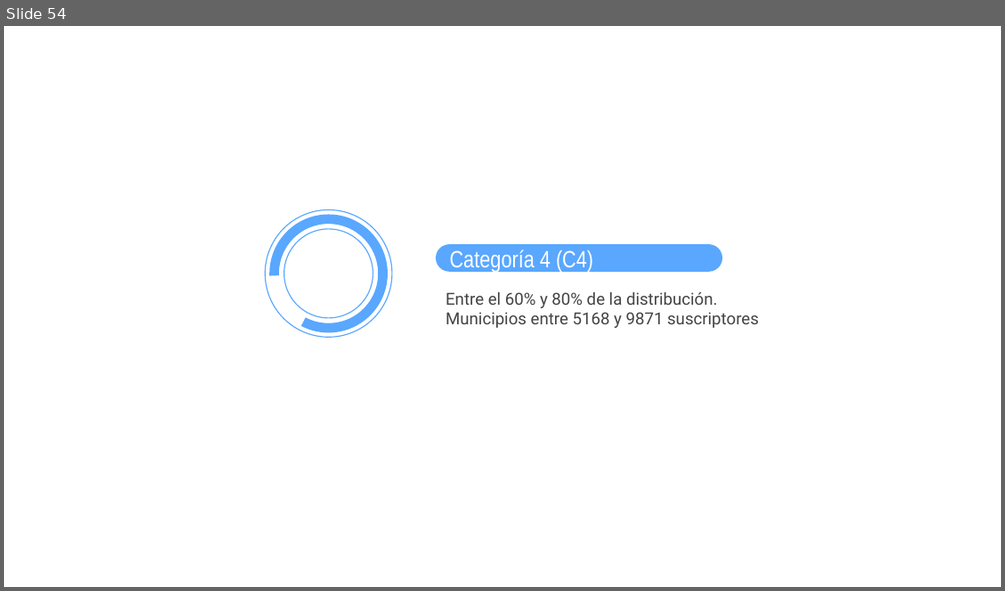
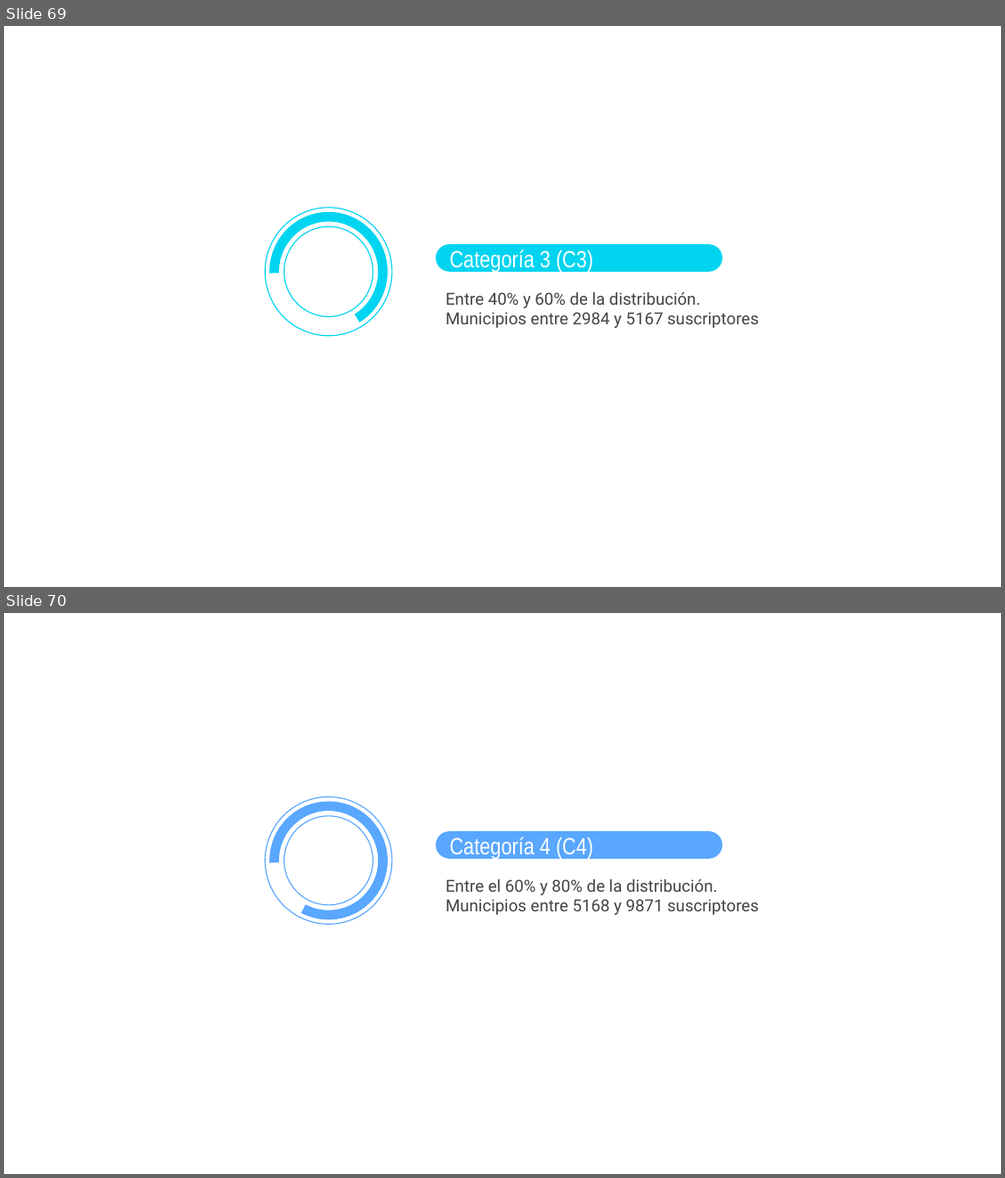
Before and after one commit to jtabordaj/research_eslatina, a slide deck: reporte_estadistico/presentacion/presentacionCategorias/presentation.pptx. Shown one above the other, each under a label of ours: slide 54 before the commit, slides 69 and 70 after it. The pictures are 1005x591 and 1005x1178 pixels, drawn with LibreOffice and Linux fonts; fonts in the diff are those of the drawing. Boxes give left, top, right and bottom in pixels: in the first picture for what was removed or moved away, otherwise in the second. Text is boxed around its words. In the diff, an @@ line names an element or a change of style, - is before the commit and + after.

```diff
--- a/reporte_estadistico/presentacion/presentacionCategorias/presentation.pptx
+++ b/reporte_estadistico/presentacion/presentacionCategorias/presentation.pptx
@@ slide 69 added at [4,26,1001,587], background #FFFFFF @@
@@ donut added at [265,208,392,336], outline #00D4F0 0.75 pt @@
@@ arch (boxed as its full ring) added at [269,211,388,331], fill #00D4F0 @@
@@ rounded rectangle added at [436,244,723,272], fill #00D4F0, 17 pt, text #FFFFFF @@
+Categoría 3 (C3)
@@ text added at [445,292,759,328], 12 pt, text #434343 @@
+Entre 40% y 60% de la distribución. Municipios entre 2984 y 5167 suscriptores
@@ what was slide 54 is now slide 70 @@
```
Also in this commit, not shown: 2 slides changed, 16 other slides added, 22 other files.
